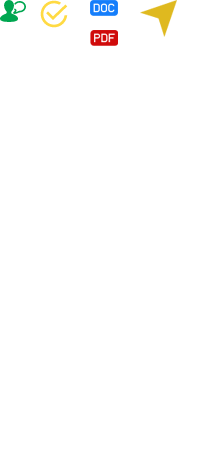
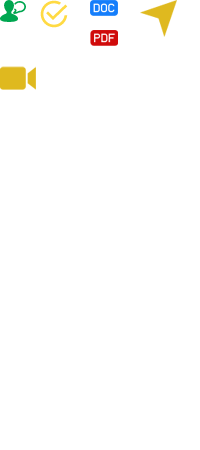
Layers edited between the first and the second 200px x 450px image:
added layer "Layer 25" above "Layer 24" over bbox(0, 66, 36, 90)
